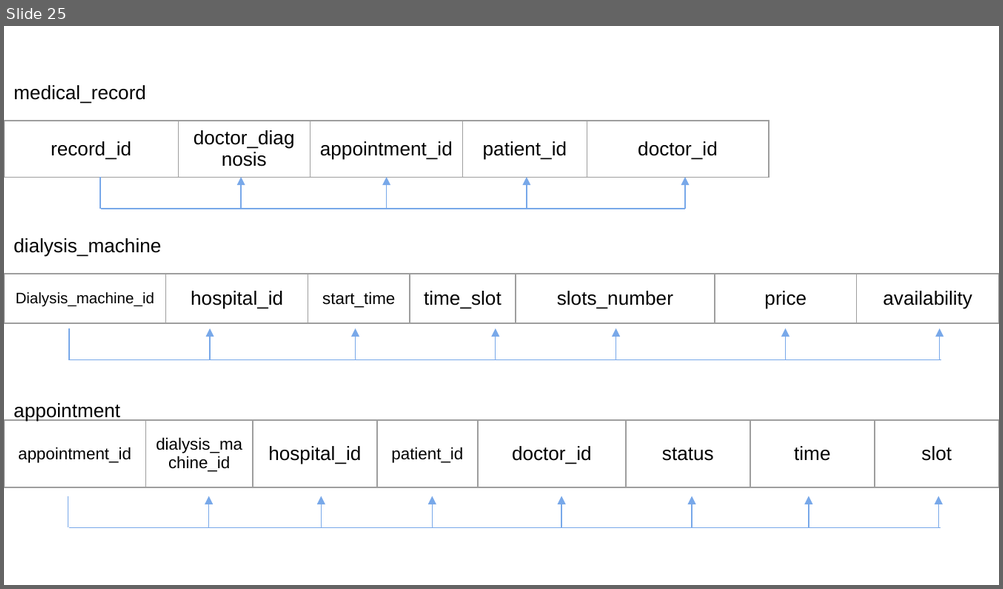
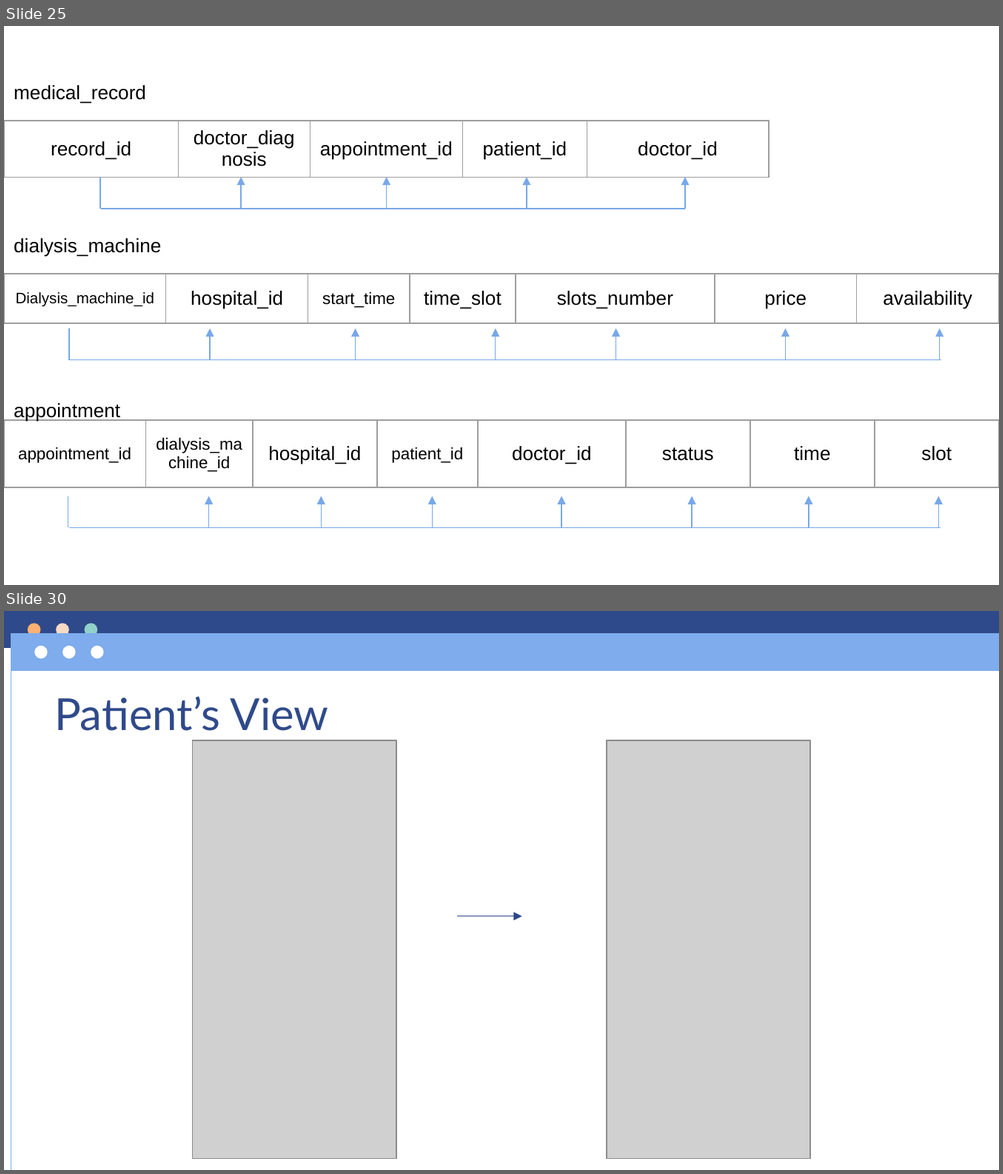
Before and after one commit to DoniaMetwalli/Hospital-System, a slide deck: PresentationV2.pptx. Shown one above the other, each under a label of ours: slide 25 before the commit, slides 25 and 30 after it; the slides between them are not shown. The pictures are 1003x589 and 1003x1174 pixels, drawn with LibreOffice and Linux fonts; fonts in the diff are those of the drawing; grey boxes stand for pictures. Boxes give left, top, right and bottom in pixels: in the first picture for what was removed or moved away, otherwise in the second. Text is boxed around its words. In the diff, an @@ line names an element or a change of style, - is before the commit and + after.

```diff
--- a/PresentationV2.pptx
+++ b/PresentationV2.pptx
@@ slide 30 added at (x1=4, y1=611, x2=999, y2=1170), background #FFFFFF @@
@@ group added at (x1=4, y1=611, x2=999, y2=649): 3 ellipses, 1 freeform shape @@
@@ group added at (x1=11, y1=633, x2=999, y2=1170): 3 ellipses, 1 freeform shape, 1 line @@
@@ title added at (x1=54, y1=696, x2=329, y2=731), 32 pt, text #2F4A8A @@
+Patient’s View
@@ picture added at (x1=193, y1=741, x2=397, y2=1159) @@
@@ picture added at (x1=606, y1=741, x2=811, y2=1159) @@
@@ arrow added from (457, 917) to (522, 917), #2C4789 0.75 pt @@
```
Also in this commit, not shown: 8 slides changed, 11 other slides added.
